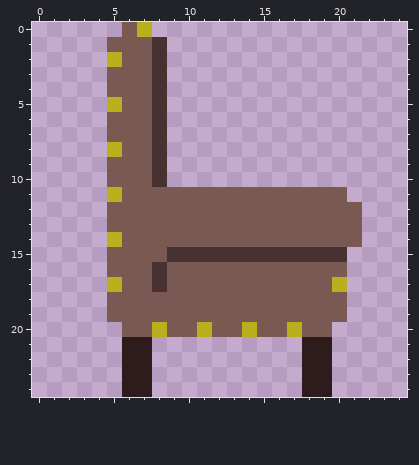
Two versions of one pixel-art file, assets/chair/chair.aseprite. Above is the file before it was changed.
25x25 pixels, 1 frame.
Once edited:
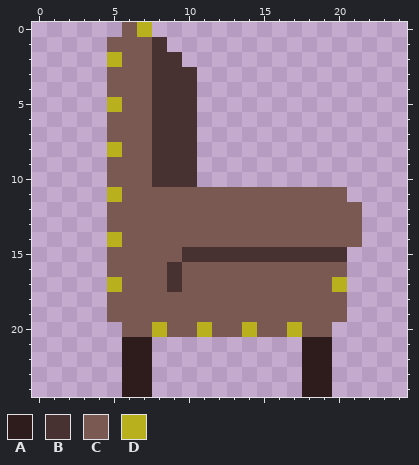
Palette (. is transparent): A #2e1b1b  B #473131  C #7a5953  D #b8b11d
Change:
y 2: x 9 . -> B
y 3..10: x 9..10 .. -> BB
y 15: x 9 B -> C
y 16..17: x 8..9 BC -> CB
Where, in picture pixels (left, top, right, bottom), the same in both pictures:
added: (167, 52, 197, 187)
changed: (152, 247, 182, 292)
